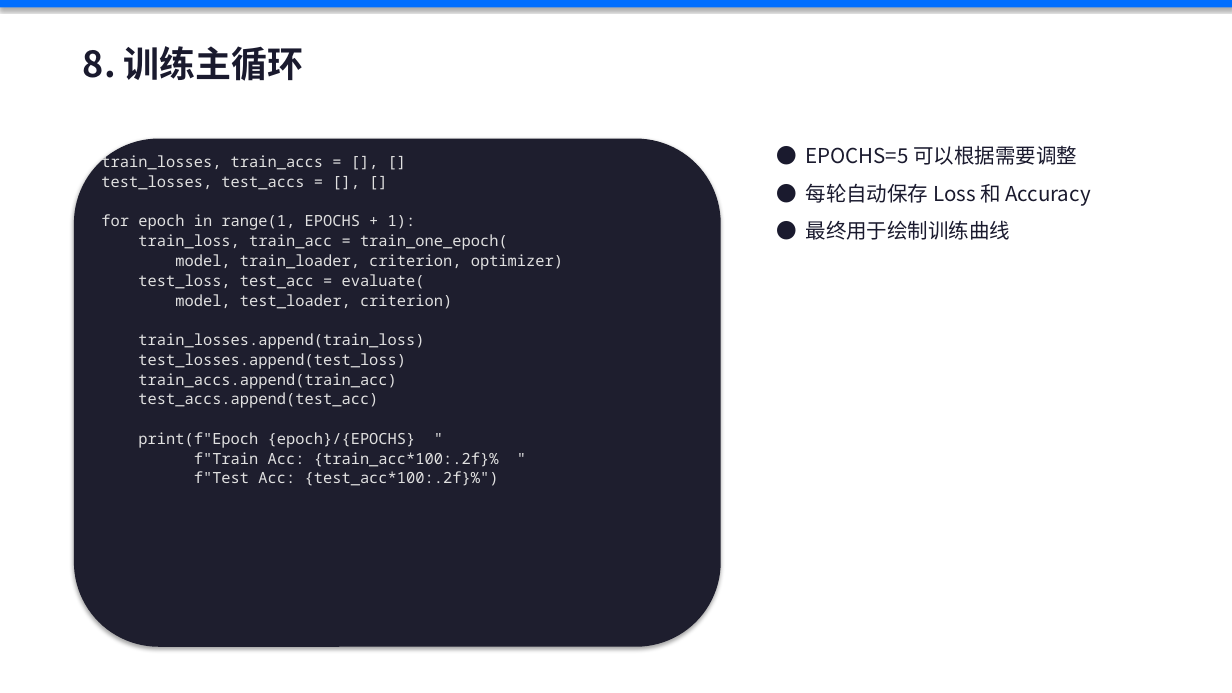
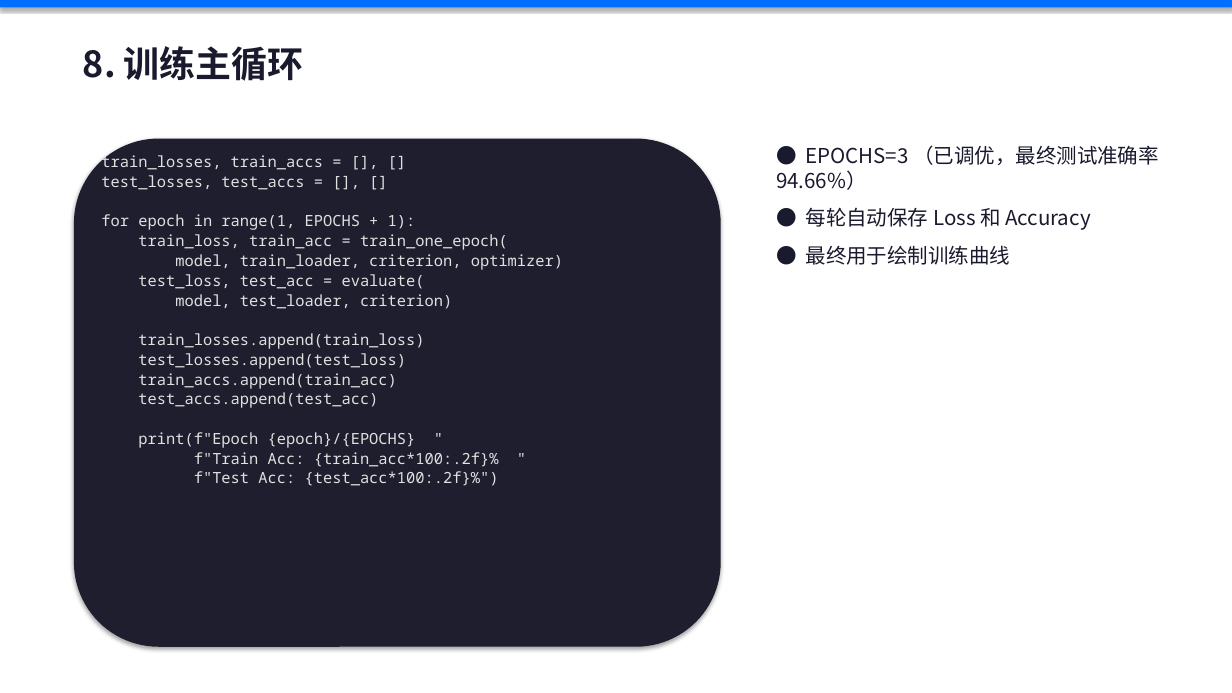
Before and after one commit to KlayinG6/-, a slide deck: slide 15 of 课程设计报告_ResNet18图像分类.pptx. Drawn at 1232x693 pixels with LibreOffice and Linux fonts; fonts in the diff are those of the drawing. Boxes give left, top, right and bottom in pixels: in the first picture for what was removed or moved away, otherwise in the second. Text is boxed around its words. In the diff, an @@ line names an element or a change of style, - is before the commit and + after.

```diff
--- a/课程设计报告_ResNet18图像分类.pptx
+++ b/课程设计报告_ResNet18图像分类.pptx
@@ text at (776, 145, 1159, 190): text changed @@
-● EPOCHS=5 可以根据需要调整
+● EPOCHS=3 （已调优，最终测试准确率 94.66%）
```
Also in this commit, not shown: 4 other slides changed.
